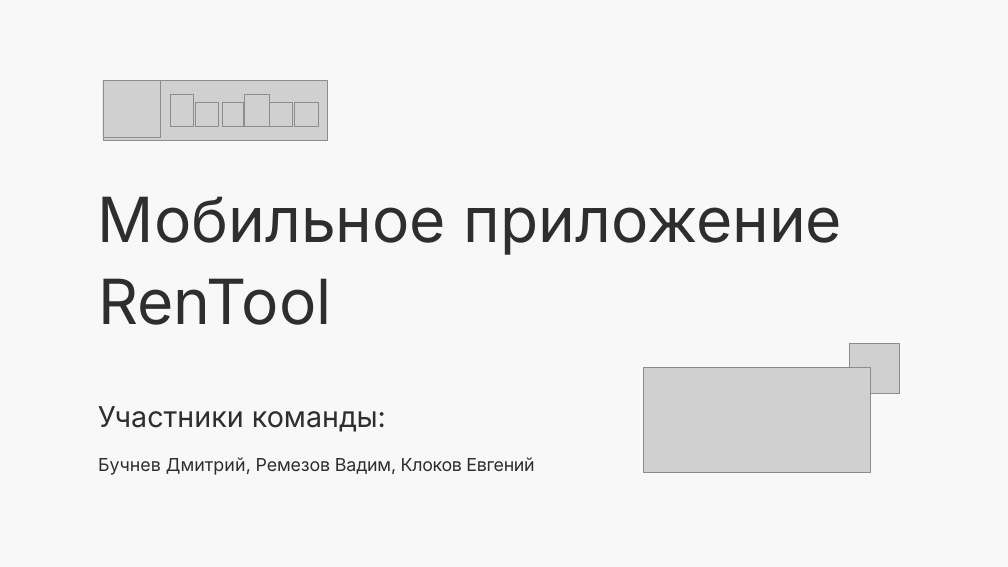
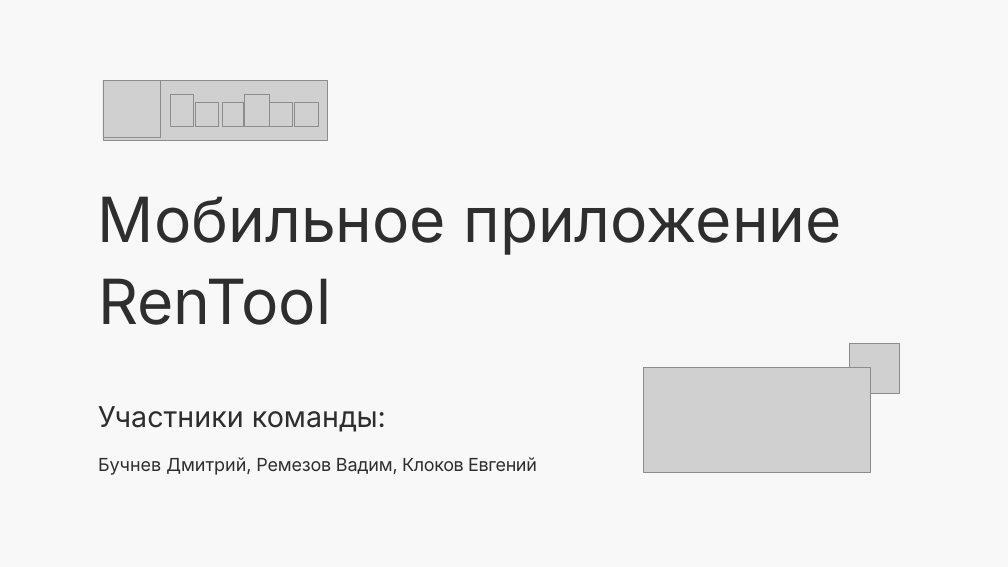
Before and after one commit to BuchnevDmitry/tp-9.2, a slide deck: slide 1 of presentation/Презентация.pptx. Drawn at 1008x567 pixels with LibreOffice and Linux fonts; fonts in the diff are those of the drawing; grey boxes stand for pictures; background and template pictures are left out. Boxes give left, top, right and bottom in pixels: in the first picture for what was removed or moved away, otherwise in the second. Text is boxed around its words. In the diff, an @@ line names an element or a change of style, - is before the commit and + after.

```diff
--- a/presentation/Презентация.pptx
+++ b/presentation/Презентация.pptx
@@ text "Бучнев Дмитрий, Ремезов Вадим, Клоков ..." at (x1=98, y1=457, x2=537, y2=475): size 25.5 to 25.6 pt @@
```
Also in this commit, not shown: 7 other slides changed, 2 slides added, 2 slides removed, 1 other file.
